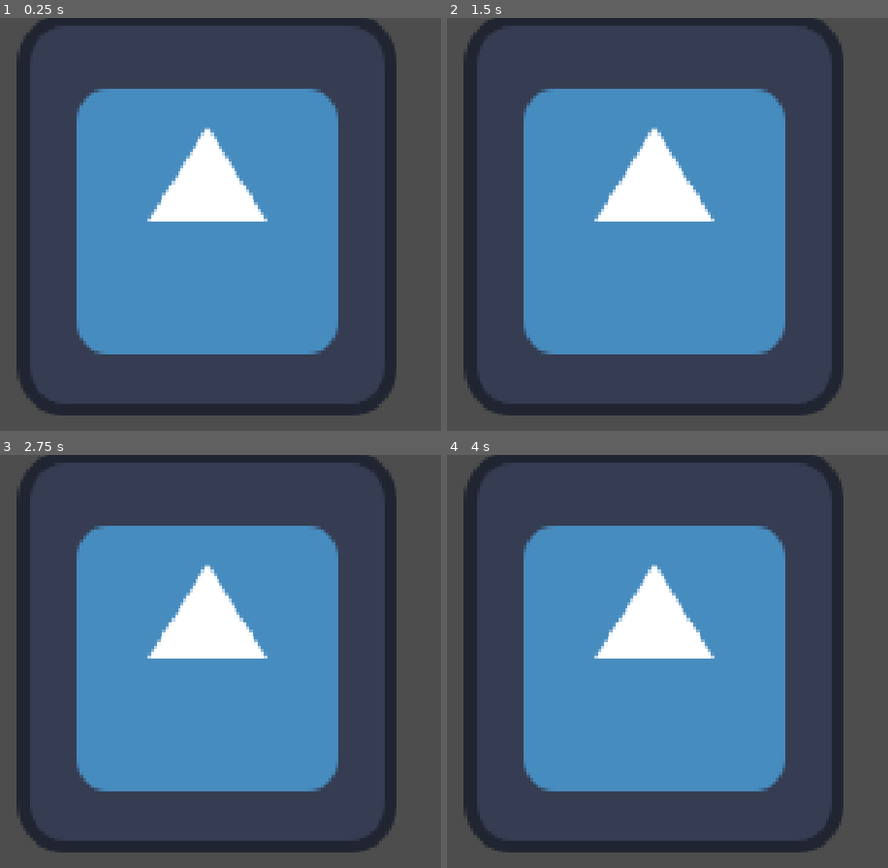
Above: before the commit, frames 1-4 (two rows, left to right).
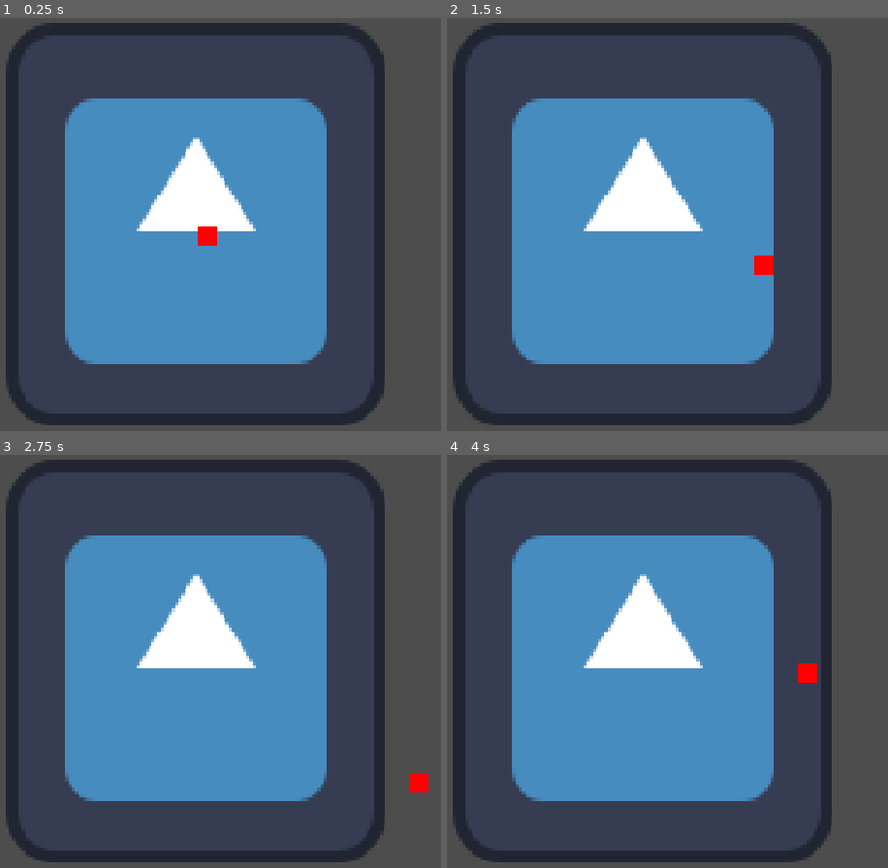
Above: after the commit, the same moments.

Repository: yungvlone112/first-roguelike-project
Game: Godot game, scene res://main.tscn
The game is run twice, just before and just after one commit, with the same random seed, the same clock (stepped at 60 frames per second) and the same inputs. The engine's default icon, where the game draws it, is replaced by a stand-in: a white triangle on a blue panel in a dark square.
Inputs:
- Up to frame 1 (0.25 s): no input
- Up to frame 2 (1.5 s): tap Enter at 0.5 s; hold D (move_right, bound only after the commit) 0.53-1.28 s; hold S (move_down, bound only after the commit) from 1.28 s (still down)
- Up to frame 3 (2.75 s): release S (move_down, bound only after the commit) at 2.03 s; hold D (move_right, bound only after the commit) from 2.03 s (still down)
- Up to frame 4 (4 s): release D (move_right, bound only after the commit) at 2.78 s; hold W (move_up, bound only after the commit) 2.78-3.53 s; hold A (move_left, bound only after the commit) from 3.53 s (still down)

The runs differ from the first frame. In frame 1, 23% of the frame differs, in the area x 1-90%, y 0-99%; in frame 2, 23%; in frame 3, 23%; in frame 4, 23%.

Commit message:
герой с движением

Diff:
--- a/main.tscn
+++ b/main.tscn
@@ -1,10 +1,14 @@
 [gd_scene format=3 uid="uid://cal0kpvcj82mj"]
 
 [ext_resource type="Texture2D" uid="uid://cv8xfe602ot1j" path="res://icon.svg" id="1_ig7tw"]
+[ext_resource type="PackedScene" uid="uid://bdwbbkhbempvt" path="res://player.tscn" id="2_0xm2m"]
 
 [node name="Node2D" type="Node2D" unique_id=779837057]
 
 [node name="Icon" type="Sprite2D" parent="." unique_id=89501499]
-position = Vector2(240, 121.99997)
+position = Vector2(233, 128)
 scale = Vector2(1.8359377, 1.9453127)
 texture = ExtResource("1_ig7tw")
+
+[node name="Player" parent="." unique_id=1996058903 instance=ExtResource("2_0xm2m")]
+position = Vector2(240, 135)
--- /dev/null
+++ b/player.tscn
@@ -0,0 +1,19 @@
+[gd_scene format=3 uid="uid://bdwbbkhbempvt"]
+
+[ext_resource type="Script" uid="uid://buh1h8ieajpuh" path="res://scripts/player.gd" id="1_4flbx"]
+
+[sub_resource type="RectangleShape2D" id="RectangleShape2D_hf7dp"]
+size = Vector2(12, 12)
+
+[node name="Player" type="CharacterBody2D" unique_id=1996058903]
+script = ExtResource("1_4flbx")
+
+[node name="CollisionShape2D" type="CollisionShape2D" parent="." unique_id=817904267]
+shape = SubResource("RectangleShape2D_hf7dp")
+
+[node name="ColorRect" type="ColorRect" parent="CollisionShape2D" unique_id=262687208]
+offset_left = -6.0
+offset_top = -6.0
+offset_right = 6.0
+offset_bottom = 6.0
+color = Color(1, 0, 0, 1)
--- a/project.godot
+++ b/project.godot
@@ -24,6 +24,29 @@
 window/stretch/mode="canvas_items"
 window/stretch/scale_mode="integer"
 
+[input]
+
+move_left={
+"deadzone": 0.2,
+"events": [Object(InputEventKey,"resource_local_to_scene":false,"resource_name":"","device":-1,"window_id":0,"alt_pressed":false,"shift_pressed":false,"ctrl_pressed":false,"meta_pressed":false,"pressed":false,"keycode":0,"physical_keycode":65,"key_label":0,"unicode":97,"location":0,"echo":false,"script":null)
+]
+}
+move_right={
+"deadzone": 0.2,
+"events": [Object(InputEventKey,"resource_local_to_scene":false,"resource_name":"","device":-1,"window_id":0,"alt_pressed":false,"shift_pressed":false,"ctrl_pressed":false,"meta_pressed":false,"pressed":false,"keycode":0,"physical_keycode":68,"key_label":0,"unicode":100,"location":0,"echo":false,"script":null)
+]
+}
+move_up={
+"deadzone": 0.2,
+"events": [Object(InputEventKey,"resource_local_to_scene":false,"resource_name":"","device":-1,"window_id":0,"alt_pressed":false,"shift_pressed":false,"ctrl_pressed":false,"meta_pressed":false,"pressed":false,"keycode":0,"physical_keycode":87,"key_label":0,"unicode":119,"location":0,"echo":false,"script":null)
+]
+}
+move_down={
+"deadzone": 0.2,
+"events": [Object(InputEventKey,"resource_local_to_scene":false,"resource_name":"","device":-1,"window_id":0,"alt_pressed":false,"shift_pressed":false,"ctrl_pressed":false,"meta_pressed":false,"pressed":false,"keycode":0,"physical_keycode":83,"key_label":0,"unicode":115,"location":0,"echo":false,"script":null)
+]
+}
+
 [physics]
 
 3d/physics_engine="Jolt Physics"
--- /dev/null
+++ b/scripts/player.gd
@@ -0,0 +1,8 @@
+extends CharacterBody2D
+
+const SPEED := 90.0
+
+func _physics_process(_delta):
+	var dir := Input.get_vector("move_left", "move_right", "move_up", "move_down")
+	velocity = dir * SPEED
+	move_and_slide()
Not shown, added: scripts/player.gd.uid
